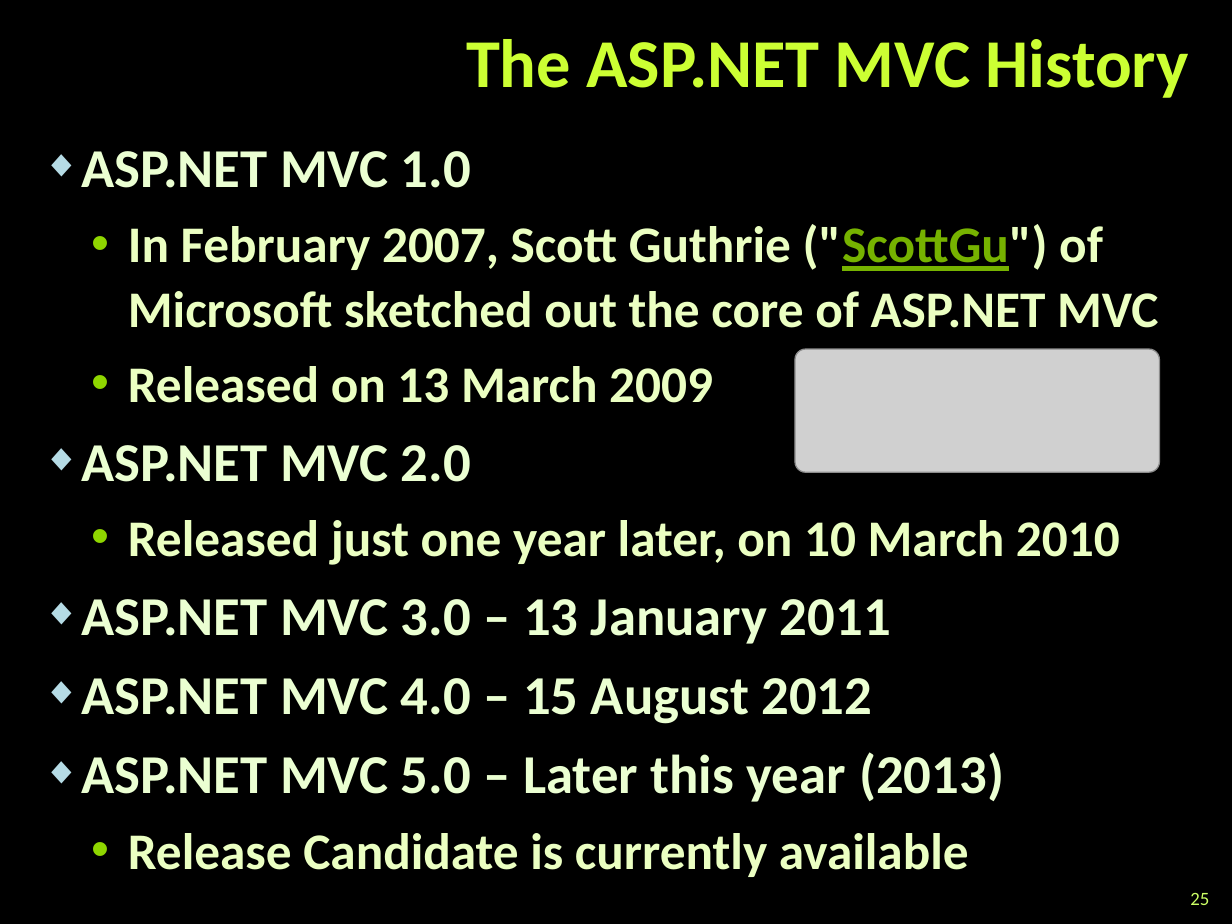
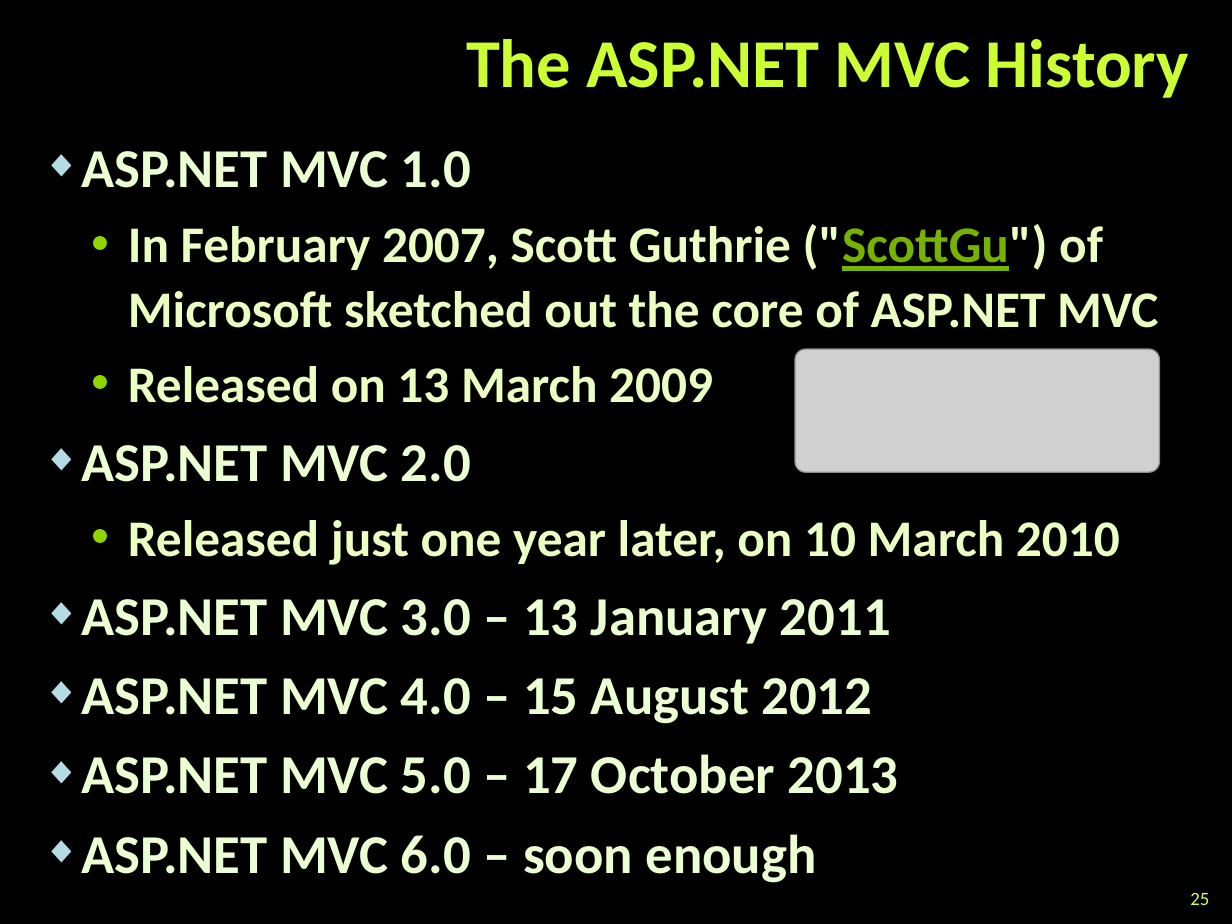
Before and after one commit to martin-nikolov/Telerik-Academy, a slide deck: slide 25 of ASP.NET MVC/01. Introduction to ASP.NET MVC/Introduction-to-ASP.NET-MVC.pptx. Drawn at 1232x924 pixels with LibreOffice and Linux fonts; fonts in the diff are those of the drawing; grey boxes stand for pictures; background and template pictures are left out. Boxes give left, top, right and bottom in pixels: in the first picture for what was removed or moved away, otherwise in the second. Text is boxed around its words. In the diff, an @@ line names an element or a change of style, - is before the commit and + after.

```diff
--- a/ASP.NET MVC/01. Introduction to ASP.NET MVC/Introduction-to-ASP.NET-MVC.pptx
+++ b/ASP.NET MVC/01. Introduction to ASP.NET MVC/Introduction-to-ASP.NET-MVC.pptx
@@ text at box(81, 754, 899, 883): text changed; size 30 to 32 pt; text colour #EBFFC2 to #EBFFD2 @@
-◆ ASP.NET MVC 5.0 – Later this year (2013)
-  • Release Candidate is currently available
+◆ ASP.NET MVC 5.0 – 17 October 2013
+◆ ASP.NET MVC 6.0 – soon enough
```
Also in this commit, not shown: 6 other slides changed, 19 other files.
